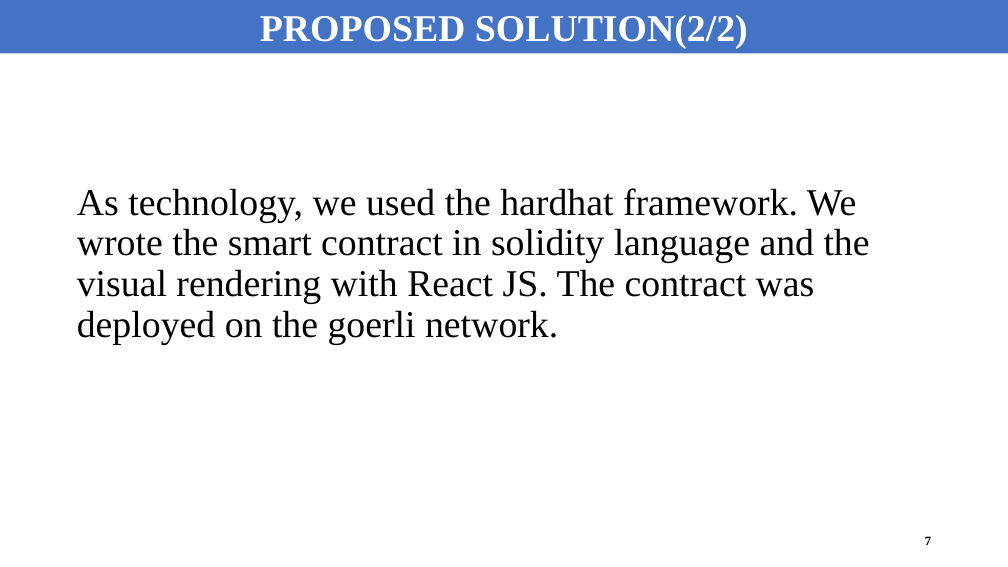
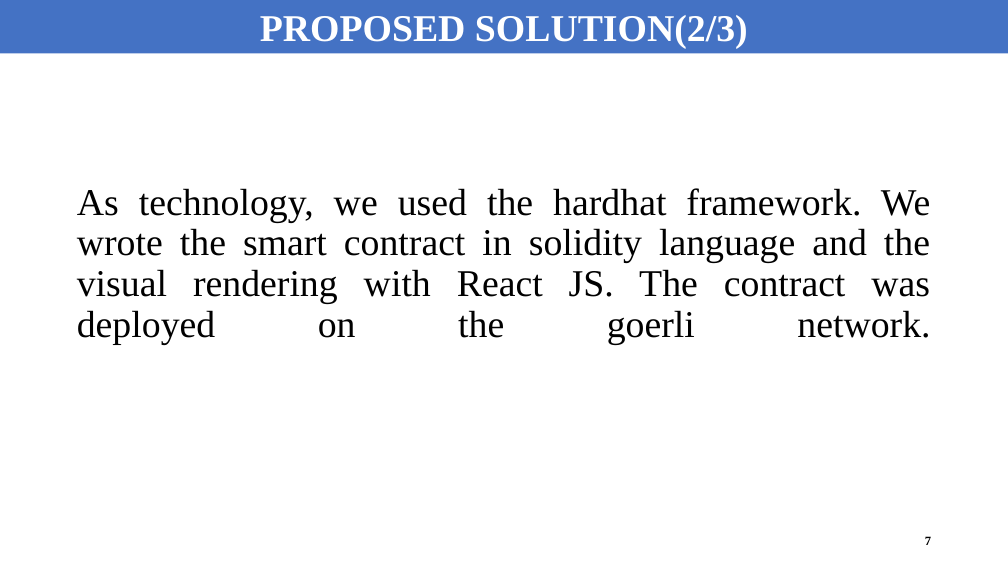
Before and after one commit to DamasBuffy99/Private-messaging, a slide deck: slide 7 of ABC Group L.pptx. Drawn at 1008x567 pixels with LibreOffice and Linux fonts; fonts in the diff are those of the drawing. Boxes give left, top, right and bottom in pixels: in the first picture for what was removed or moved away, otherwise in the second. Text is boxed around its words. In the diff, an @@ line names an element or a change of style, - is before the commit and + after.

```diff
--- a/ABC Group L.pptx
+++ b/ABC Group L.pptx
@@ text in rectangle at [260,15,748,49]: text changed @@
-PROPOSED SOLUTION(2/2)
+PROPOSED SOLUTION(2/3)
@@ title "As technology, we used the ..." at [77,188,930,345]: alignment left to justified @@
```
Also in this commit, not shown: 4 other slides changed, 1 slide added.
